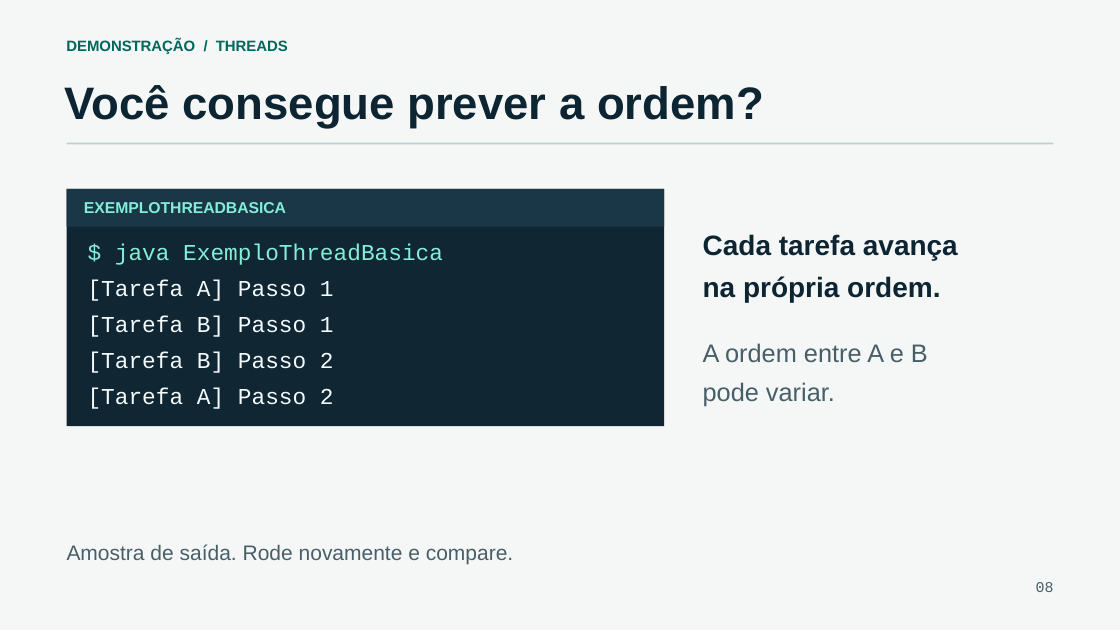
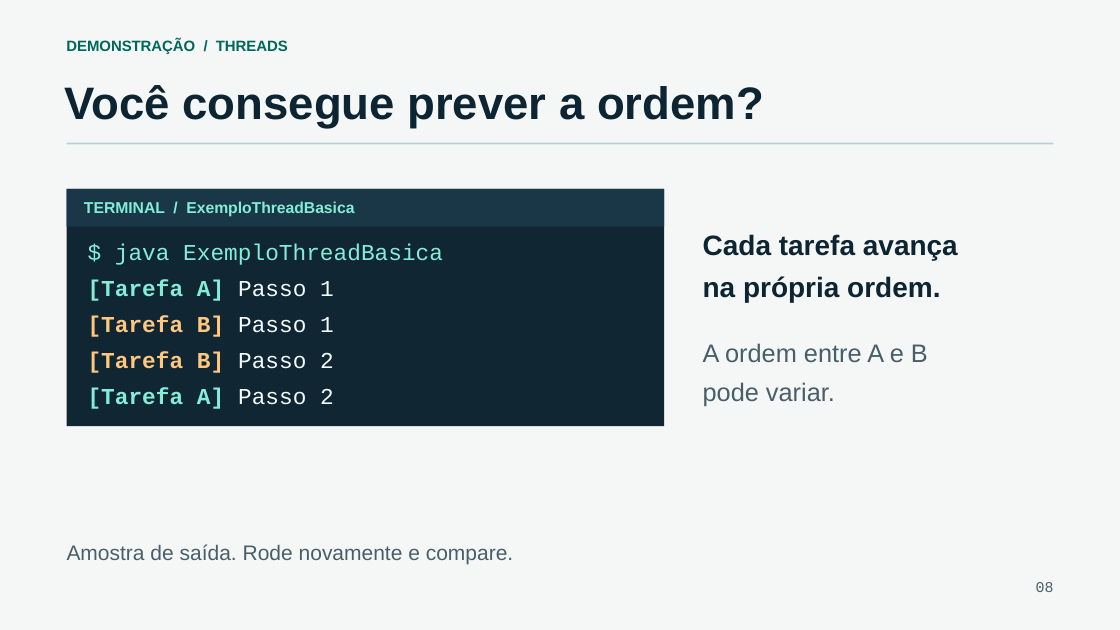
Before and after one commit to CassianoMn/xii-semac-sockets-java, a slide deck: slide 8 of slides/programacao-com-sockets-em-java.pptx. Drawn at 1120x630 pixels with LibreOffice and Linux fonts; fonts in the diff are those of the drawing. Boxes give left, top, right and bottom in pixels: in the first picture for what was removed or moved away, otherwise in the second. Text is boxed around its words. In the diff, an @@ line names an element or a change of style, - is before the commit and + after.

```diff
--- a/slides/programacao-com-sockets-em-java.pptx
+++ b/slides/programacao-com-sockets-em-java.pptx
@@ text at bbox=[84, 201, 354, 217]: text changed @@
-EXEMPLOTHREADBASICA
+TERMINAL / ExemploThreadBasica
@@ text "[Tarefa A] Passo 1" at bbox=[88, 280, 334, 301]: text colour #F3FAFC to #83EDD7, bold on in "[Tarefa A]" @@
@@ text "[Tarefa B] Passo 1" at bbox=[88, 315, 334, 337]: text colour #F3FAFC to #FFC77F, bold on in "[Tarefa B]" @@
@@ text "[Tarefa B] Passo 2" at bbox=[88, 351, 334, 373]: text colour #F3FAFC to #FFC77F, bold on in "[Tarefa B]" @@
@@ text "[Tarefa A] Passo 2" at bbox=[88, 387, 334, 409]: text colour #F3FAFC to #83EDD7, bold on in "[Tarefa A]" @@
```
Also in this commit, not shown: 29 other slides changed, 1 slide added, 8 other files.
